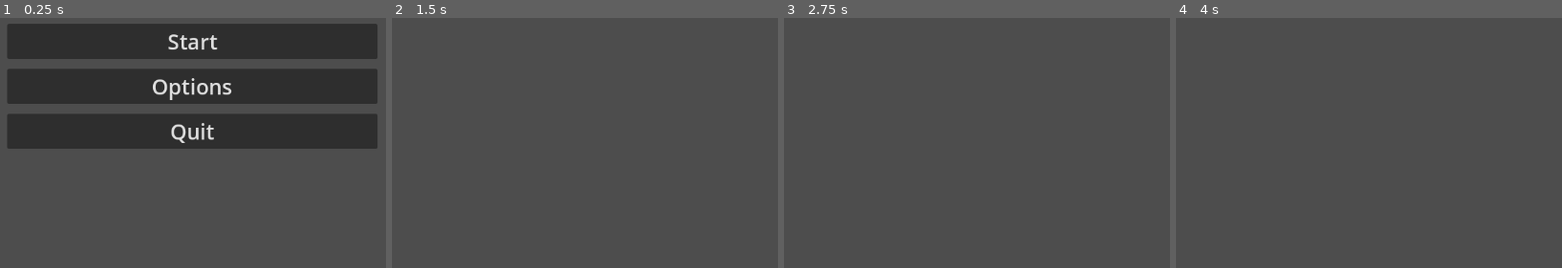
Above: before the commit, frames 1-4 (left to right).
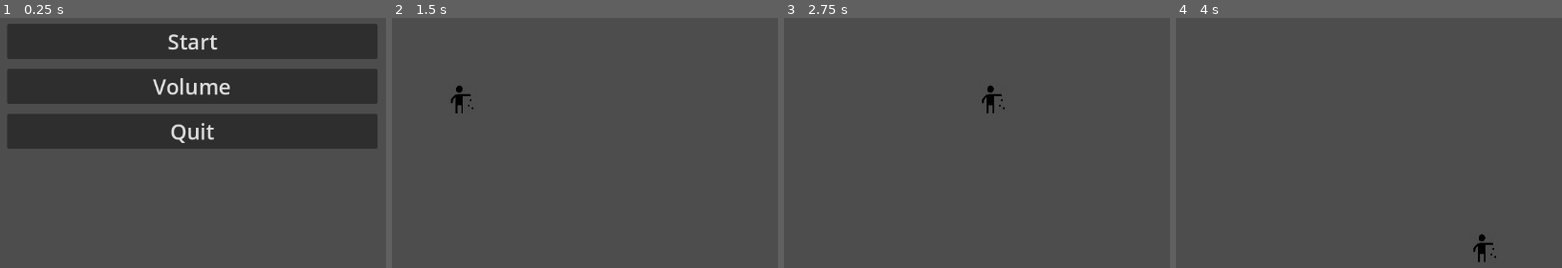
Above: after the commit, the same moments.

Repository: DrWaffle454/Cyborg-Game
Game: Godot game, scene res://Assets/Scenes/Menu UI/main_menu.tscn
Two runs of this game, one before a commit and one after it. Both use one fixed random seed, a clock stepped at 60 frames per second and the inputs below.
Inputs:
- Up to frame 1 (0.25 s): no input
- Up to frame 2 (1.5 s): click "Options" (after the commit: "Volume") at 0.5 s; click "Start" at 1.25 s
- Up to frame 3 (2.75 s): tap Enter at 2 s; hold D (move_right, bound only after the commit) from 2.03 s (still down)
- Up to frame 4 (4 s): release D (move_right, bound only after the commit) at 2.78 s; hold S (move_down, bound only after the commit) 2.78-3.53 s; hold D (move_right, bound only after the commit) from 3.53 s (still down)

The runs differ from the first frame. In frame 1, 0.9% of the frame differs, in the area x 39-60%, y 24-33%; in frame 2, 0.2%; in frame 3, 0.2%; in frame 4, 0.2%.

Commit message:
Movement
Test Dummy Model for Player, Functional base movement script.

Diff:
--- a/Assets/Scenes/CORE/main.tscn
+++ b/Assets/Scenes/CORE/main.tscn
@@ -1,3 +1,7 @@
-[gd_scene format=3 uid="uid://bsvfv0tfsk3r1"]
+[gd_scene load_steps=2 format=3 uid="uid://bsvfv0tfsk3r1"]
+
+[ext_resource type="PackedScene" uid="uid://cgod7e3u474vm" path="res://Assets/Scenes/Game World/player.tscn" id="1_6yycc"]
 
 [node name="Main" type="Node2D"]
+
+[node name="Player" parent="." instance=ExtResource("1_6yycc")]
--- a/Assets/Scenes/Game World/player.tscn
+++ b/Assets/Scenes/Game World/player.tscn
@@ -1,5 +1,24 @@
-[gd_scene format=3 uid="uid://cgod7e3u474vm"]
+[gd_scene load_steps=4 format=3 uid="uid://cgod7e3u474vm"]
 
-[node name="Player" type="Node2D"]
+[ext_resource type="Script" path="res://Assets/Scripts/Game World/player.gd" id="1_hnkut"]
+[ext_resource type="Texture2D" uid="uid://ccxf5epwyv8rx" path="res://Assets/Images/Tiles/thrwoing.png" id="1_p06v7"]
+
+[sub_resource type="SpriteFrames" id="SpriteFrames_gy822"]
+animations = [{
+"frames": [{
+"duration": 1.0,
+"texture": ExtResource("1_p06v7")
+}],
+"loop": true,
+"name": &"Test",
+"speed": 5.0
+}]
+
+[node name="player" type="CharacterBody2D"]
+script = ExtResource("1_hnkut")
 
 [node name="AnimatedSprite2D" type="AnimatedSprite2D" parent="."]
+position = Vector2(436, 364)
+scale = Vector2(0.0898438, 0.0957031)
+sprite_frames = SubResource("SpriteFrames_gy822")
+animation = &"Test"
--- a/Assets/Scenes/Menu UI/main_menu.tscn
+++ b/Assets/Scenes/Menu UI/main_menu.tscn
@@ -29,7 +29,7 @@
 [node name="OptionsButton" type="Button" parent="VBoxContainer"]
 layout_mode = 2
 theme_override_font_sizes/font_size = 32
-text = "Options"
+text = "Volume"
 
 [node name="QuitButton" type="Button" parent="VBoxContainer"]
 layout_mode = 2
--- /dev/null
+++ b/Assets/Scripts/Game World/player.gd
@@ -0,0 +1,20 @@
+extends CharacterBody2D
+
+const SPEED = 300.0
+
+func _physics_process(delta):
+	# Get the input direction and handle the movement/deceleration.
+	var direction = Vector2(
+		Input.get_axis("move_left", "move_right"),
+		Input.get_axis("move_up", "move_down")
+	)
+
+	# Normalize the direction to ensure consistent speed in all directions
+	if direction != Vector2.ZERO:
+		direction = direction.normalized()
+
+	# Apply movement
+	velocity.x = direction.x * SPEED
+	velocity.y = direction.y * SPEED
+
+	move_and_slide()
--- a/project.godot
+++ b/project.godot
@@ -15,6 +15,29 @@
 config/features=PackedStringArray("4.2", "Forward Plus")
 config/icon="res://icon.svg"
 
+[input]
+
+move_right={
+"deadzone": 0.5,
+"events": [Object(InputEventKey,"resource_local_to_scene":false,"resource_name":"","device":-1,"window_id":0,"alt_pressed":false,"shift_pressed":false,"ctrl_pressed":false,"meta_pressed":false,"pressed":false,"keycode":0,"physical_keycode":68,"key_label":0,"unicode":100,"echo":false,"script":null)
+]
+}
+move_left={
+"deadzone": 0.5,
+"events": [Object(InputEventKey,"resource_local_to_scene":false,"resource_name":"","device":-1,"window_id":0,"alt_pressed":false,"shift_pressed":false,"ctrl_pressed":false,"meta_pressed":false,"pressed":false,"keycode":0,"physical_keycode":65,"key_label":0,"unicode":97,"echo":false,"script":null)
+]
+}
+move_up={
+"deadzone": 0.5,
+"events": [Object(InputEventKey,"resource_local_to_scene":false,"resource_name":"","device":-1,"window_id":0,"alt_pressed":false,"shift_pressed":false,"ctrl_pressed":false,"meta_pressed":false,"pressed":false,"keycode":0,"physical_keycode":87,"key_label":0,"unicode":119,"echo":false,"script":null)
+]
+}
+move_down={
+"deadzone": 0.5,
+"events": [Object(InputEventKey,"resource_local_to_scene":false,"resource_name":"","device":-1,"window_id":0,"alt_pressed":false,"shift_pressed":false,"ctrl_pressed":false,"meta_pressed":false,"pressed":false,"keycode":0,"physical_keycode":83,"key_label":0,"unicode":115,"echo":false,"script":null)
+]
+}
+
 [rendering]
 
 textures/canvas_textures/default_texture_filter=0
Binary file added: Assets/Images/Tiles/thrwoing.png
Not shown, added: Assets/Images/Tiles/thrwoing.png.import
